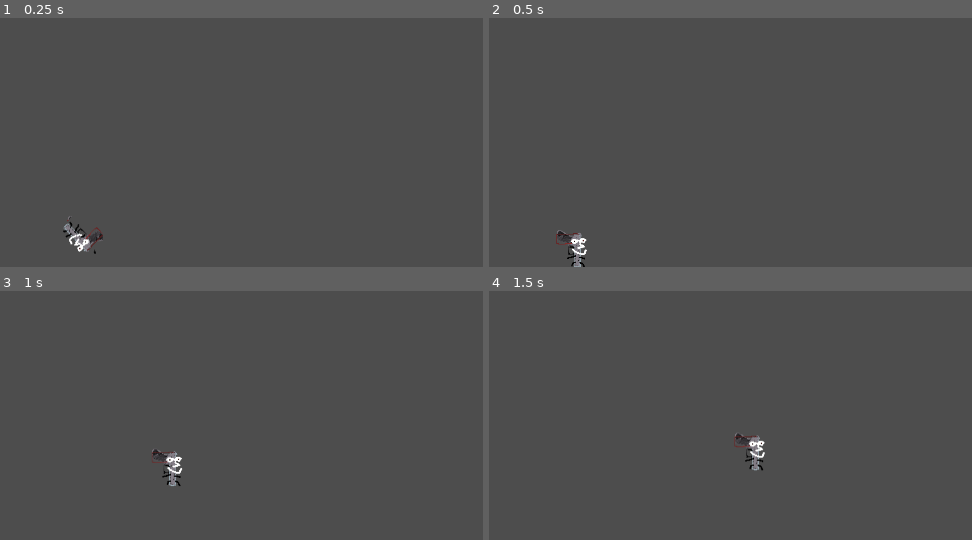
Above: before the commit, frames 1-4 (two rows, left to right).
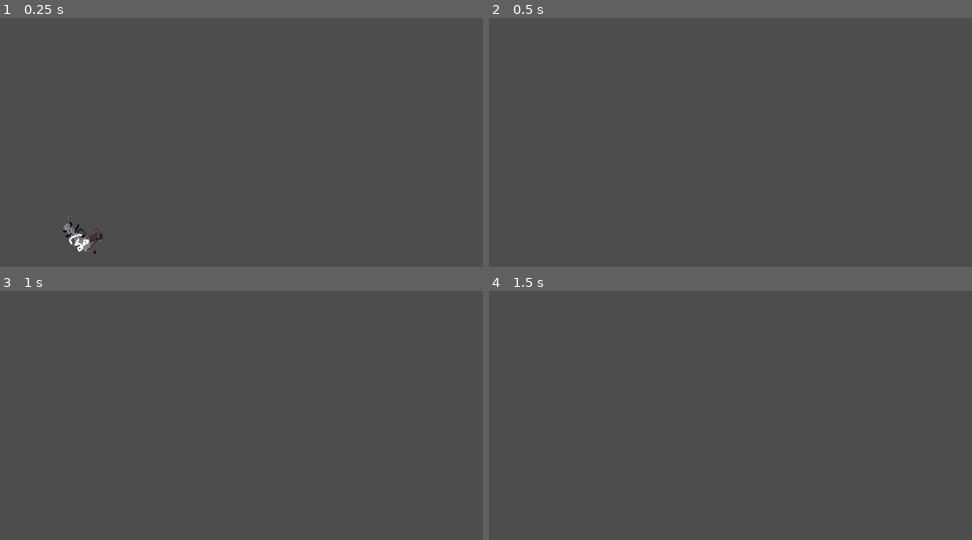
Above: after the commit, the same moments.

Repository: CallumAJ/WrathoftheJammed
Game: Godot game, scene res://level.tscn
Same seed, same stepped clock (60 frames per second), same inputs: the game is played once before the commit and once after it. This scene is started directly instead of the project's main scene.
Inputs:
- Up to frame 1 (0.25 s): no input
- Up to frame 2 (0.5 s): no input
- Up to frame 3 (1 s): tap Enter (ui_accept) at 0.5 s; hold D (right) from 0.53 s (still down); tap Q (shoot) at 0.6 s; tap Space (jump) at 0.77 s
- Up to frame 4 (1.5 s): keep holding D (right); tap Q (shoot) at 1.35 s

Frame 1 is identical in both runs. In frame 2, 0.4% of the frame differs, in the area x 13-21%, y 85-100%; in frame 3, 0.4%; in frame 4, 0.4%.
Error in both runs: Cannot call method 'add_child' on a null value. (res://level.gd:7)

Commit message:
added nodes for enemies and temporary sprites, plus some comments and fixing layers

Diff:
--- a/level.gd
+++ b/level.gd
@@ -3,6 +3,6 @@
 var bulletScene: PackedScene = load("res://scenes/bullet.tscn")
 
 func _on_player_bullet(pos) -> void:
-	var bullet = bulletScene.instantiate()
+	var bullet = bulletScene.instantiate() #supposed to make a bullet (doesnt)
 	$bullets.add_child(bullet)
 	bullet.position = pos
--- a/project.godot
+++ b/project.godot
@@ -51,6 +51,10 @@
 2d_render/layer_2="Enemies"
 2d_render/layer_3="Walls"
 2d_render/layer_4="Bullets"
+2d_physics/layer_1="Player"
+2d_physics/layer_2="Enemies"
+2d_physics/layer_3="Walls"
+2d_physics/layer_4="Bullets"
 
 [rendering]
 
--- a/scenes/Johnny.tscn
+++ b/scenes/Johnny.tscn
@@ -100,6 +100,7 @@
 size = Vector2(60, 60)
 
 [node name="Player" type="CharacterBody2D"]
+collision_mask = 6
 script = ExtResource("1_c46q0")
 
 [node name="AnimatedSprite2D" type="AnimatedSprite2D" parent="."]
--- a/scenes/bullet.gd
+++ b/scenes/bullet.gd
@@ -1,7 +1,7 @@
 extends Area2D
 
-@export var speed = 600
+@export var speed = 600 #bullet speed
 
 func _process(delta: float) -> void:
-	position.y -= speed * delta
-	print("pew")
+	position.y -= speed * delta #fires the bullet up at the given speed
+	print("pew") #confirmation this got called
--- a/scenes/bullet.tscn
+++ b/scenes/bullet.tscn
@@ -8,7 +8,7 @@
 
 [node name="bullet" type="Area2D"]
 collision_layer = 8
-collision_mask = 2
+collision_mask = 6
 script = ExtResource("1_wixga")
 
 [node name="Sprite2D" type="Sprite2D" parent="."]
--- /dev/null
+++ b/scenes/flyer.gd
@@ -0,0 +1,15 @@
+extends Area2D
+
+signal collision
+
+
+# Called when the node enters the scene tree for the first time.
+func _ready() -> void:
+	pass # Replace with function body.
+
+# Called every frame. 'delta' is the elapsed time since the previous frame.
+func _process(delta: float) -> void:
+	pass
+
+func _on_body_entered(body) -> void:
+	collision.emit()
--- /dev/null
+++ b/scenes/flyer.tscn
@@ -0,0 +1,19 @@
+[gd_scene load_steps=4 format=3 uid="uid://uhq8xx1rngsq"]
+
+[ext_resource type="Texture2D" uid="uid://bryfkslwhnrll" path="res://graphics/flier.png" id="1_p472n"]
+[ext_resource type="Script" path="res://scenes/flyer.gd" id="1_qbl55"]
+
+[sub_resource type="CircleShape2D" id="CircleShape2D_40ac8"]
+radius = 38.3275
+
+[node name="Flyer" type="Area2D"]
+script = ExtResource("1_qbl55")
+
+[node name="Sprite2D" type="Sprite2D" parent="."]
+position = Vector2(1, 1)
+scale = Vector2(0.417677, 0.48913)
+texture = ExtResource("1_p472n")
+
+[node name="CollisionShape2D" type="CollisionShape2D" parent="."]
+position = Vector2(12, 5)
+shape = SubResource("CircleShape2D_40ac8")
--- /dev/null
+++ b/scenes/walker.gd
@@ -0,0 +1,15 @@
+extends Area2D
+
+signal collision
+
+
+# Called when the node enters the scene tree for the first time.
+func _ready() -> void:
+	pass # Replace with function body.
+
+# Called every frame. 'delta' is the elapsed time since the previous frame.
+func _process(delta: float) -> void:
+	pass
+
+func _on_body_entered(body) -> void:
+	collision.emit()
--- /dev/null
+++ b/scenes/walker.tscn
@@ -0,0 +1,21 @@
+[gd_scene load_steps=4 format=3 uid="uid://b0rishdrug24r"]
+
+[ext_resource type="Script" path="res://scenes/walker.gd" id="1_1g8bj"]
+[ext_resource type="Texture2D" uid="uid://dv3b8gcsoegvk" path="res://graphics/walker.png" id="1_rltmr"]
+
+[sub_resource type="CircleShape2D" id="CircleShape2D_hxrg1"]
+radius = 36.2215
+
+[node name="Walker" type="Area2D"]
+collision_layer = 2
+collision_mask = 9
+script = ExtResource("1_1g8bj")
+
+[node name="Sprite2D" type="Sprite2D" parent="."]
+position = Vector2(90.25, 37.75)
+scale = Vector2(0.374747, 0.379227)
+texture = ExtResource("1_rltmr")
+
+[node name="CollisionShape2D" type="CollisionShape2D" parent="."]
+position = Vector2(96, 39)
+shape = SubResource("CircleShape2D_hxrg1")
Binary file added: graphics/flier.png
Not shown, added: graphics/flier.png.import
Binary file added: graphics/walker.png
Not shown, added: graphics/walker.png.import
